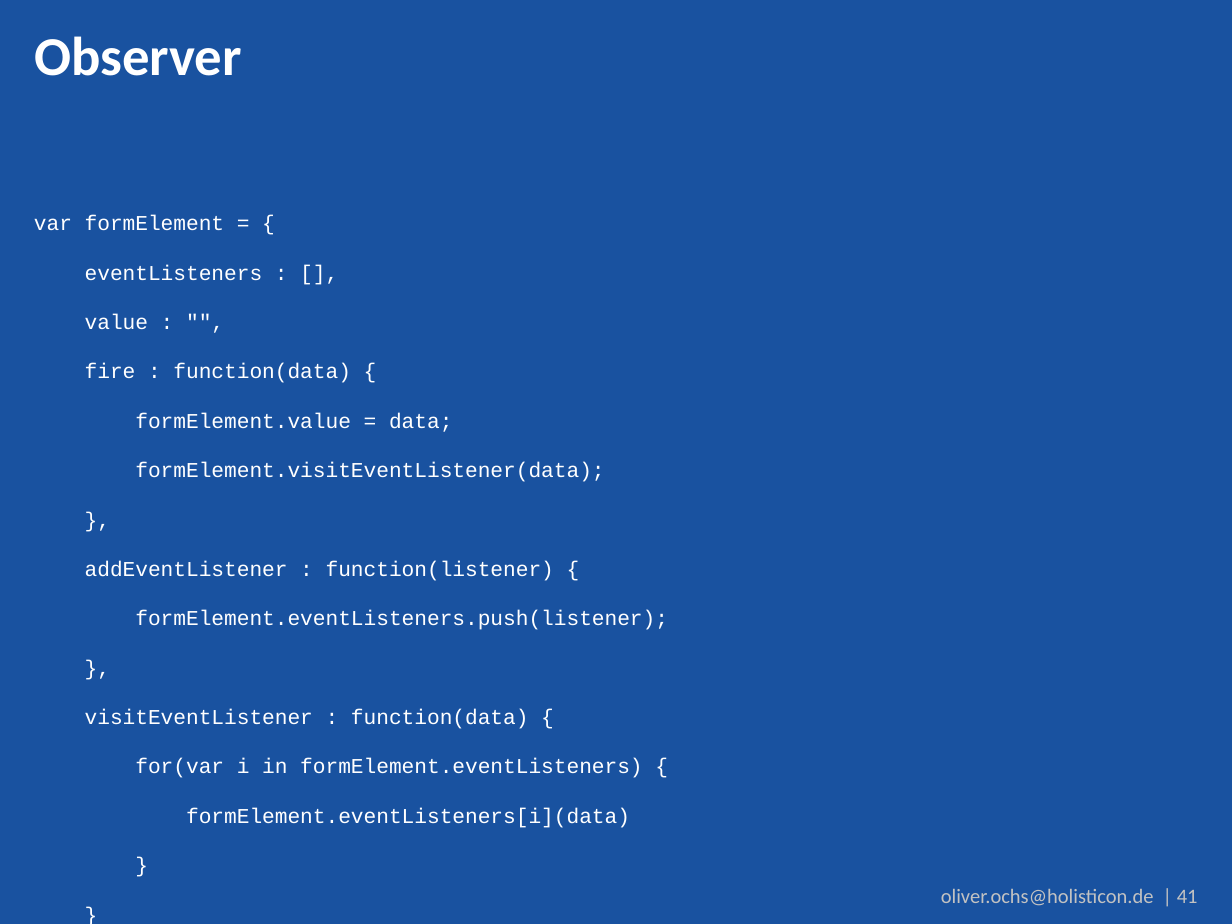
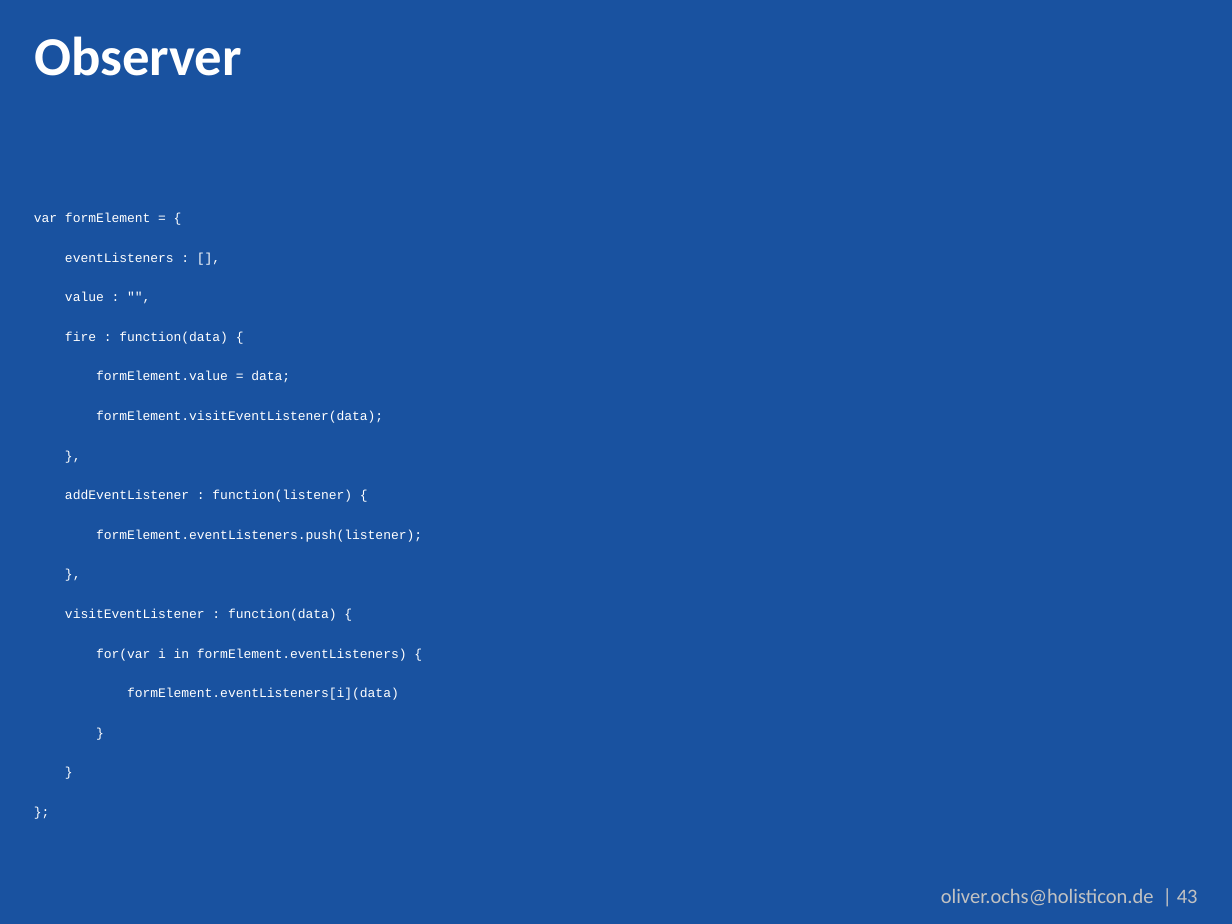
Before and after one commit to simonox/js-workshop, a slide deck: slide 43 of Tag 2.pptx (slide 41 before the commit). Drawn at 1232x924 pixels with LibreOffice and Linux fonts; fonts in the diff are those of the drawing; background and template pictures are left out. Boxes give left, top, right and bottom in pixels: in the first picture for what was removed or moved away, otherwise in the second. Text is boxed around its words. In the diff, an @@ line names an element or a change of style, - is before the commit and + after.

```diff
--- a/Tag 2.pptx
+++ b/Tag 2.pptx
@@ text "var formElement = {" at box(34, 213, 422, 700): size 12.4 to 7.6 pt @@
@@ text at box(941, 888, 1198, 906): text changed @@
-oliver.ochs@holisticon.de | 41
+oliver.ochs@holisticon.de | 43
```
Also in this commit, not shown: 2 other slides changed, 2 slides added, 6 other files.
